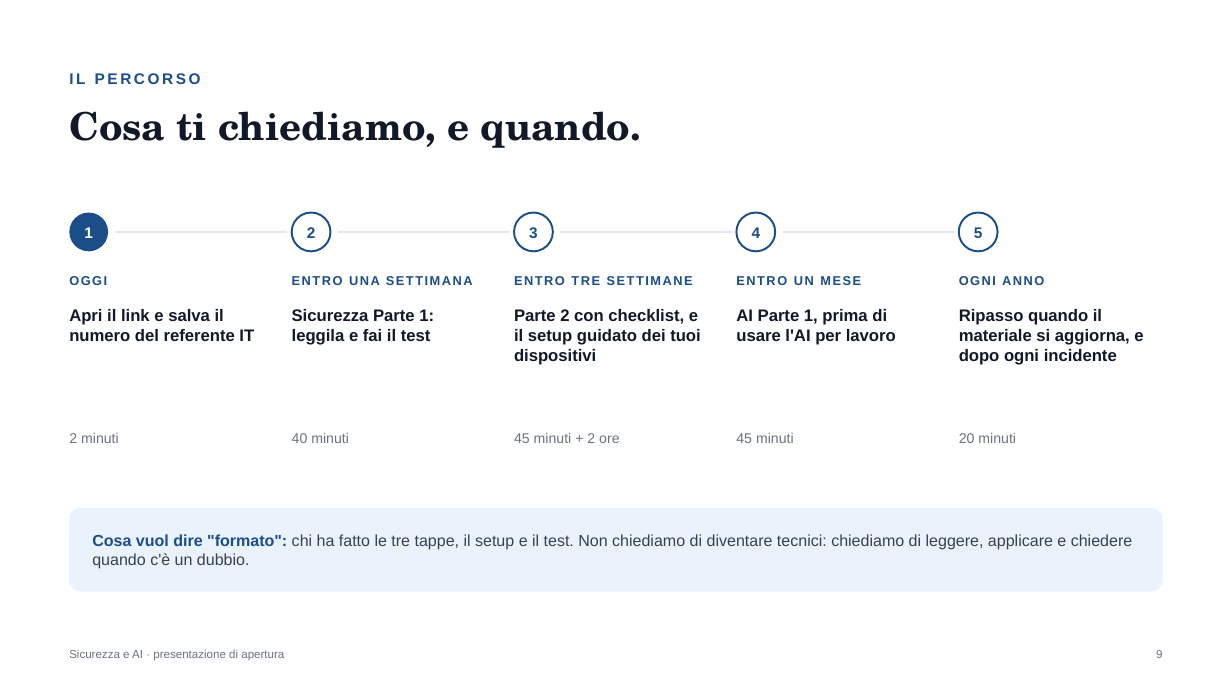
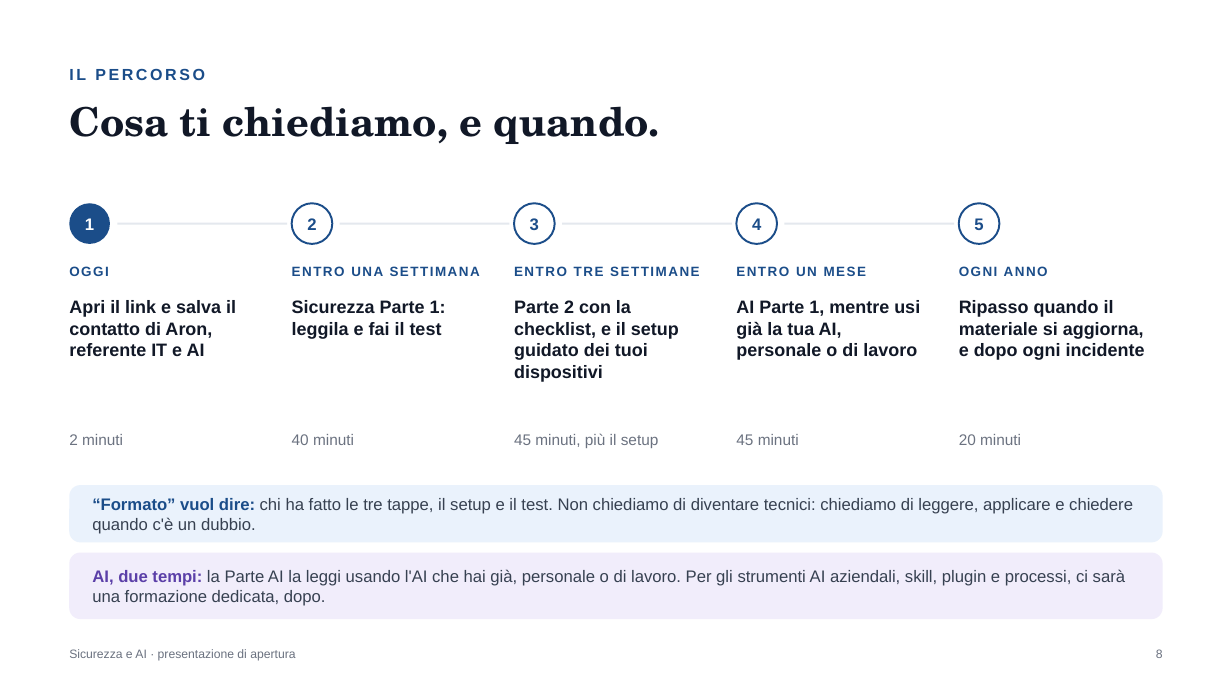
Before and after one commit to Mr-Hodler/IT-Security-AI-CrossCompany, a slide deck: slide 8 of Presentazione di apertura, Sicurezza e AI.pptx (slide 9 before the commit). Drawn at 1232x693 pixels with LibreOffice and Linux fonts; fonts in the diff are those of the drawing. Boxes give left, top, right and bottom in pixels: in the first picture for what was removed or moved away, otherwise in the second. Text is boxed around its words. In the diff, an @@ line names an element or a change of style, - is before the commit and + after.

Commit message:
Parte 2 v1.7 tech stack opzionale e guida 1Password, AI Parte 1 v1.4 tutorial skill e connettori, apertura v2

```diff
--- a/Presentazione di apertura, Sicurezza e AI.pptx
+++ b/Presentazione di apertura, Sicurezza e AI.pptx
@@ text "IL PERCORSO" at (69,68,205,80): size 12 to 12.5 pt @@
@@ text "Cosa ti chiediamo, e quando." at (69,106,660,144): size 30 to 31 pt @@
@@ 10 texts, 9 ellipses, 4 lines: place and size @@
-10 texts, 9 ellipses, 4 lines at (69,213,1044,285)
+10 texts, 9 ellipses, 4 lines at (69,203,1048,276)
@@ size 12 to 13 pt in 5 elements at (752,218,761,230), (85,218,94,230), (307,218,316,230), (974,218,983,230), (530,218,539,230) @@
@@ size 10 to 10.5 pt in 5 elements at (69,266,108,276), (292,266,480,276), (514,266,699,276), (736,266,867,276), (959,266,1048,276) @@
@@ text "Sicurezza Parte 1: leggila e ...": place and size @@
-text "Sicurezza Parte 1: leggila e ..." at (292,309,434,345)
+text "Sicurezza Parte 1: leggila e ..." at (292,300,446,339)
@@ text "Sicurezza Parte 1: leggila e ..." at (292,300,446,339): size 13 to 14 pt @@
@@ text "Ripasso quando il materiale si ..." at (959,299,1145,360): size 13 to 14 pt @@
@@ text "Ripasso quando il materiale si ...": place and size @@
-text "Ripasso quando il materiale si ..." at (959,309,1143,365)
+text "Ripasso quando il materiale si ..." at (959,299,1145,360)
@@ text at (69,300,236,356): text changed; size 13 to 14 pt @@
-Apri il link e salva il numero del referente IT
+Apri il link e salva il contatto di Aron, referente IT e AI
@@ text at (514,300,679,382): text changed; size 13 to 14 pt @@
-Parte 2 con checklist, e il setup guidato dei tuoi dispositivi
+Parte 2 con la checklist, e il setup guidato dei tuoi dispositivi
@@ text at (736,300,920,360): text changed; size 13 to 14 pt @@
-AI Parte 1, prima di usare l'AI per lavoro
+AI Parte 1, mentre usi già la tua AI, personale o di lavoro
@@ text at (514,433,659,448): text changed; size 11 to 12 pt @@
-45 minuti + 2 ore
+45 minuti, più il setup
@@ size 11 to 12 pt in 4 elements at (69,434,123,445), (292,434,354,445), (736,434,799,445), (959,434,1021,445) @@
@@ rounded rectangle: place and size @@
-rounded rectangle at (69,508,1163,592)
+rounded rectangle at (69,485,1163,543)
@@ rounded rectangle at (69,485,1163,543): proportions changed @@
@@ text at (92,498,1133,534): text changed; size 12.5 to 13 pt @@
-Cosa vuol dire "formato": chi ha fatto le tre tappe, il setup e il test. Non chiediamo di diventare tecnici: chiediamo di leggere, applicare e chiedere quando c'è un dubbio.
+“Formato” vuol dire: chi ha fatto le tre tappe, il setup e il test. Non chiediamo di diventare tecnici: chiediamo di leggere, applicare e chiedere quando c'è un dubbio.
@@ rounded rectangle added at (69,553,1163,619), fill #F1EDFB @@
@@ text added at (92,569,1125,606), 13 pt, text #374151 @@
+AI, due tempi: la Parte AI la leggi usando l'AI che hai già, personale o di lavoro. Per gli strumenti AI aziendali, skill, plugin e processi, ci sarà una formazione dedicata, dopo.
@@ text "Sicurezza e AI · presentazione ..." at (69,649,295,661): size 9 to 9.5 pt @@
@@ text at (1156,649,1163,658): text changed; size 9 to 9.5 pt @@
-9
+8
```
Also in this commit, not shown: 7 other slides changed, 1 slide added, 3 slides removed, 4 other files.
